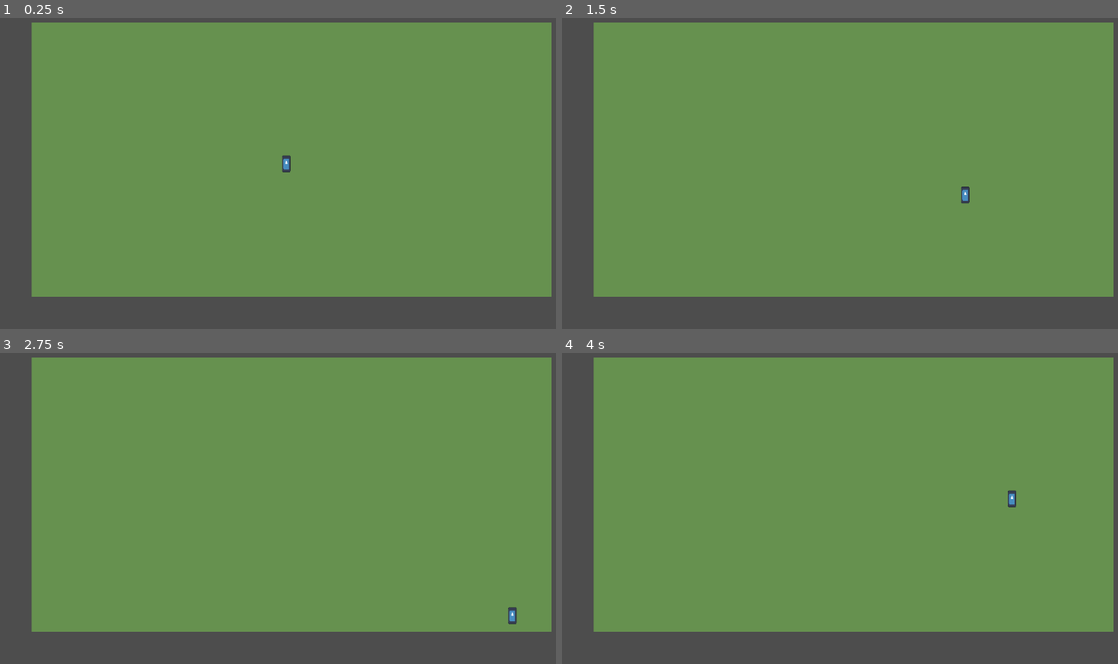
Above: before the commit, frames 1-4 (two rows, left to right).
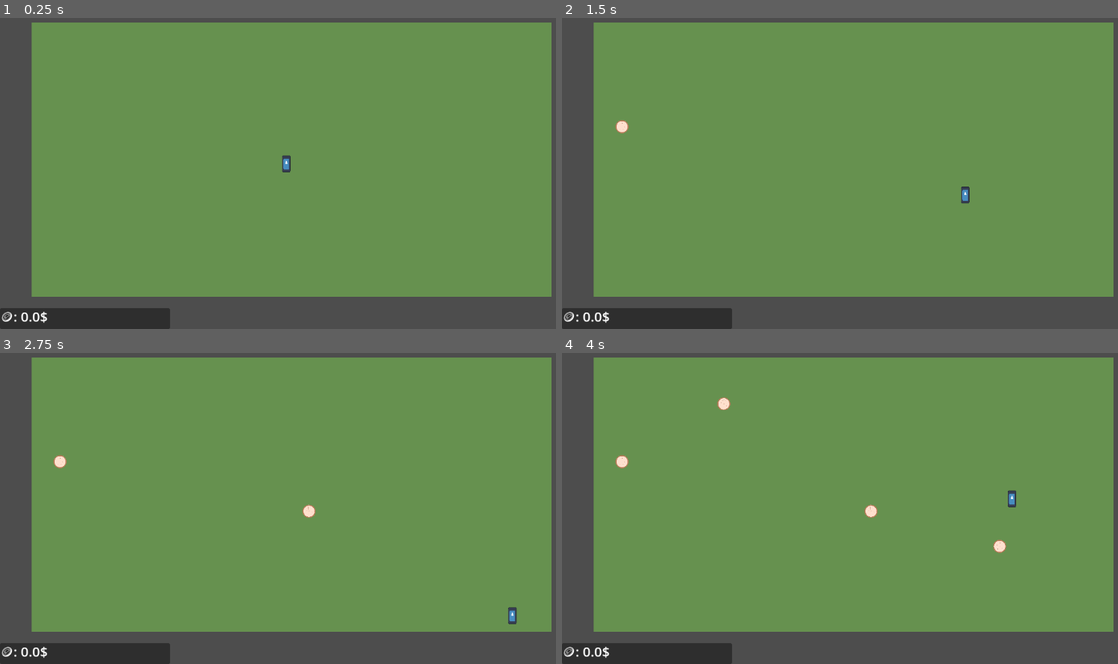
Above: after the commit, the same moments.

Repository: xelphyr/just-another-incremental-game
Game: Godot game, scene res://scenes/main.tscn
Same seed, same stepped clock (60 frames per second), same inputs: the game is played once before the commit and once after it. The engine's default icon, where the game draws it, is replaced by a stand-in: a white triangle on a blue panel in a dark square.
Inputs:
- Up to frame 1 (0.25 s): no input
- Up to frame 2 (1.5 s): tap Enter at 0.5 s; hold D (right) 0.53-1.28 s; hold S (down) from 1.28 s (still down)
- Up to frame 3 (2.75 s): release S (down) at 2.03 s; hold D (right) from 2.03 s (still down)
- Up to frame 4 (4 s): tap Space at 2.75 s; release D (right) at 2.78 s; hold W (up) 2.78-3.53 s; hold A (left) from 3.53 s (still down)

The runs differ from the first frame. In frame 1, 2.0% of the frame differs, in the area x 0-31%, y 93-100%; in frame 2, 2.1%; in frame 3, 2.2%; in frame 4, 2.3%, in the area x 0-80%, y 14-100%.

Commit message:
Added coins, coin spawning, a global game manager, a coins UI and code to update the game manager and the UI when collecting the coin as well as destroying the coin.

Diff:
--- /dev/null
+++ b/coin.gd
@@ -0,0 +1,9 @@
+extends Area2D
+
+var value := 1
+
+func _on_body_entered(body):
+	print("owie")
+	if body.name == "Player":
+		GameHandler.coin_collected(value)
+		queue_free()
--- /dev/null
+++ b/coin_spawn.gd
@@ -0,0 +1,21 @@
+extends Node2D
+
+var coin_scene = preload("res://scenes/coin.tscn")
+var MAX_COINS := 5
+var spawn_rect
+
+# Called every frame. 'delta' is the elapsed time since the previous frame.
+func _ready() -> void:
+	var shapes = $SpawnArea.get_children()
+	for shape in shapes:
+		if shape is CollisionShape2D:
+			spawn_rect = shape.shape.get_rect()
+			spawn_rect.position += shape.global_position
+			print(spawn_rect.position, spawn_rect.end)
+
+func _on_timer_timeout() -> void:
+	if $Coins.get_children().size() <= MAX_COINS:
+		var coin = coin_scene.instantiate()
+		coin.position.x = randf_range(spawn_rect.position.x, spawn_rect.end.x)
+		coin.position.y = randf_range(spawn_rect.position.y, spawn_rect.end.y)
+		$Coins.add_child(coin)
--- /dev/null
+++ b/coin_ui.gd
@@ -0,0 +1,8 @@
+extends Label
+
+func _ready() -> void:
+	GameHandler.coins_update.connect(_on_coin_collected)
+# Called every frame. 'delta' is the elapsed time since the previous frame.
+func _on_coin_collected(amt : float) -> void:
+	print("Signal Received!")
+	text = "🪙: " + str(amt) + "$"
--- /dev/null
+++ b/game_handler.gd
@@ -0,0 +1,13 @@
+extends Node
+
+var coins = 0
+
+signal coins_update(amt)
+
+func coin_collected(amt) -> void:
+	print(amt, coins)
+	coins += amt
+	emit_signal("coins_update", coins)
+
+func get_coins() -> float:
+	return coins
--- a/project.godot
+++ b/project.godot
@@ -14,6 +14,10 @@
 run/main_scene="uid://blxdey8reg28s"
 config/features=PackedStringArray("4.4", "GL Compatibility")
 config/icon="res://icon.svg"
+
+[autoload]
+
+GameHandler="*res://game_handler.gd"
 
 [input]
 
--- /dev/null
+++ b/scenes/coin.tscn
@@ -0,0 +1,19 @@
+[gd_scene load_steps=4 format=3 uid="uid://co22h52ppyky3"]
+
+[ext_resource type="Script" uid="uid://ds4hhbk23pw2m" path="res://coin.gd" id="1_i64fm"]
+[ext_resource type="Texture2D" uid="uid://hrqqed3rqh6a" path="res://images/coin_placeholder.png" id="1_rwqht"]
+
+[sub_resource type="CircleShape2D" id="CircleShape2D_rwqht"]
+radius = 16.0
+
+[node name="Coin" type="Area2D"]
+script = ExtResource("1_i64fm")
+
+[node name="Sprite2D" type="Sprite2D" parent="."]
+scale = Vector2(0.05, 0.05)
+texture = ExtResource("1_rwqht")
+
+[node name="CollisionShape2D" type="CollisionShape2D" parent="."]
+shape = SubResource("CircleShape2D_rwqht")
+
+[connection signal="body_entered" from="." to="." method="_on_body_entered"]
--- /dev/null
+++ b/scenes/coin_ui.tscn
@@ -0,0 +1,35 @@
+[gd_scene load_steps=2 format=3 uid="uid://d251m6b0rfyfy"]
+
+[ext_resource type="Script" uid="uid://car4ywpbdle6s" path="res://coin_ui.gd" id="1_hj0ky"]
+
+[node name="CoinUI" type="Control"]
+layout_mode = 3
+anchors_preset = 15
+anchor_right = 1.0
+anchor_bottom = 1.0
+grow_horizontal = 2
+grow_vertical = 2
+
+[node name="Panel" type="Panel" parent="."]
+texture_filter = 1
+clip_contents = true
+layout_mode = 1
+anchors_preset = 2
+anchor_top = 1.0
+anchor_bottom = 1.0
+offset_top = -40.0
+offset_right = 327.0
+grow_vertical = 0
+
+[node name="Label" type="Label" parent="Panel"]
+layout_mode = 1
+anchors_preset = 4
+anchor_top = 0.5
+anchor_bottom = 0.5
+offset_top = -18.0
+offset_right = 79.0
+offset_bottom = 18.0
+grow_vertical = 2
+theme_override_font_sizes/font_size = 26
+text = "🪙: 0.0$"
+script = ExtResource("1_hj0ky")
--- a/scenes/field.tscn
+++ b/scenes/field.tscn
@@ -1,6 +1,7 @@
-[gd_scene load_steps=6 format=3 uid="uid://b3d3fmr2443ld"]
+[gd_scene load_steps=8 format=3 uid="uid://b3d3fmr2443ld"]
 
 [ext_resource type="Texture2D" uid="uid://c45q8w10lhpew" path="res://images/lightbrick.png" id="1_6pmjc"]
+[ext_resource type="Script" uid="uid://dpemmgceuf35y" path="res://coin_spawn.gd" id="1_ttalb"]
 
 [sub_resource type="WorldBoundaryShape2D" id="WorldBoundaryShape2D_6pmjc"]
 distance = -256.0
@@ -15,7 +16,11 @@
 [sub_resource type="WorldBoundaryShape2D" id="WorldBoundaryShape2D_7156t"]
 normal = Vector2(1, 0)
 
+[sub_resource type="RectangleShape2D" id="RectangleShape2D_lptdg"]
+size = Vector2(936, 472)
+
 [node name="Field" type="StaticBody2D"]
+script = ExtResource("1_ttalb")
 
 [node name="Sprite2D" type="Sprite2D" parent="."]
 modulate = Color(0.39957, 0.57, 0.3078, 1)
@@ -37,3 +42,16 @@
 [node name="Left" type="CollisionShape2D" parent="."]
 position = Vector2(-488, -32)
 shape = SubResource("WorldBoundaryShape2D_7156t")
+
+[node name="Timer" type="Timer" parent="."]
+autostart = true
+
+[node name="SpawnArea" type="Area2D" parent="."]
+
+[node name="CollisionShape2D" type="CollisionShape2D" parent="SpawnArea"]
+position = Vector2(12, -4)
+shape = SubResource("RectangleShape2D_lptdg")
+
+[node name="Coins" type="Node" parent="."]
+
+[connection signal="timeout" from="Timer" to="." method="_on_timer_timeout"]
--- a/scenes/main.tscn
+++ b/scenes/main.tscn
@@ -1,7 +1,8 @@
-[gd_scene load_steps=3 format=3 uid="uid://blxdey8reg28s"]
+[gd_scene load_steps=4 format=3 uid="uid://blxdey8reg28s"]
 
 [ext_resource type="PackedScene" uid="uid://b3d3fmr2443ld" path="res://scenes/field.tscn" id="1_0wfyh"]
 [ext_resource type="PackedScene" uid="uid://b33uuboqxhc1d" path="res://scenes/player.tscn" id="2_sugp2"]
+[ext_resource type="PackedScene" uid="uid://d251m6b0rfyfy" path="res://scenes/coin_ui.tscn" id="3_sugp2"]
 
 [node name="Main" type="Node2D"]
 
@@ -10,3 +11,7 @@
 
 [node name="Player" parent="." instance=ExtResource("2_sugp2")]
 position = Vector2(551, 330)
+
+[node name="CanvasLayer" type="CanvasLayer" parent="."]
+
+[node name="CoinUI" parent="CanvasLayer" instance=ExtResource("3_sugp2")]
Not shown, added: coin.gd.uid
Not shown, added: coin_spawn.gd.uid
Not shown, added: coin_ui.gd.uid
Not shown, added: game_handler.gd.uid
Binary file added: images/coin_ph_pixelated.png
Not shown, added: images/coin_ph_pixelated.png.import
Binary file added: images/coin_placeholder.png
Not shown, added: images/coin_placeholder.png.import
